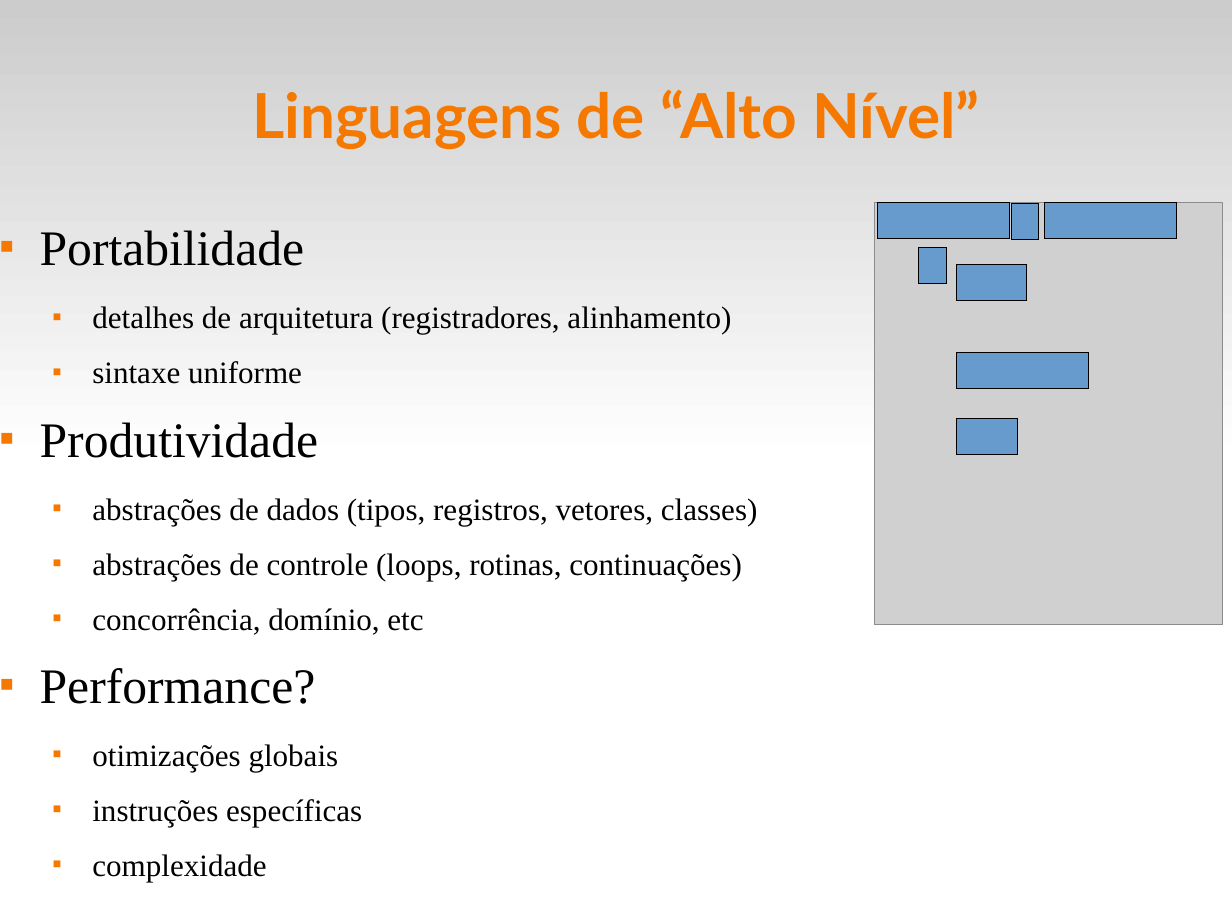
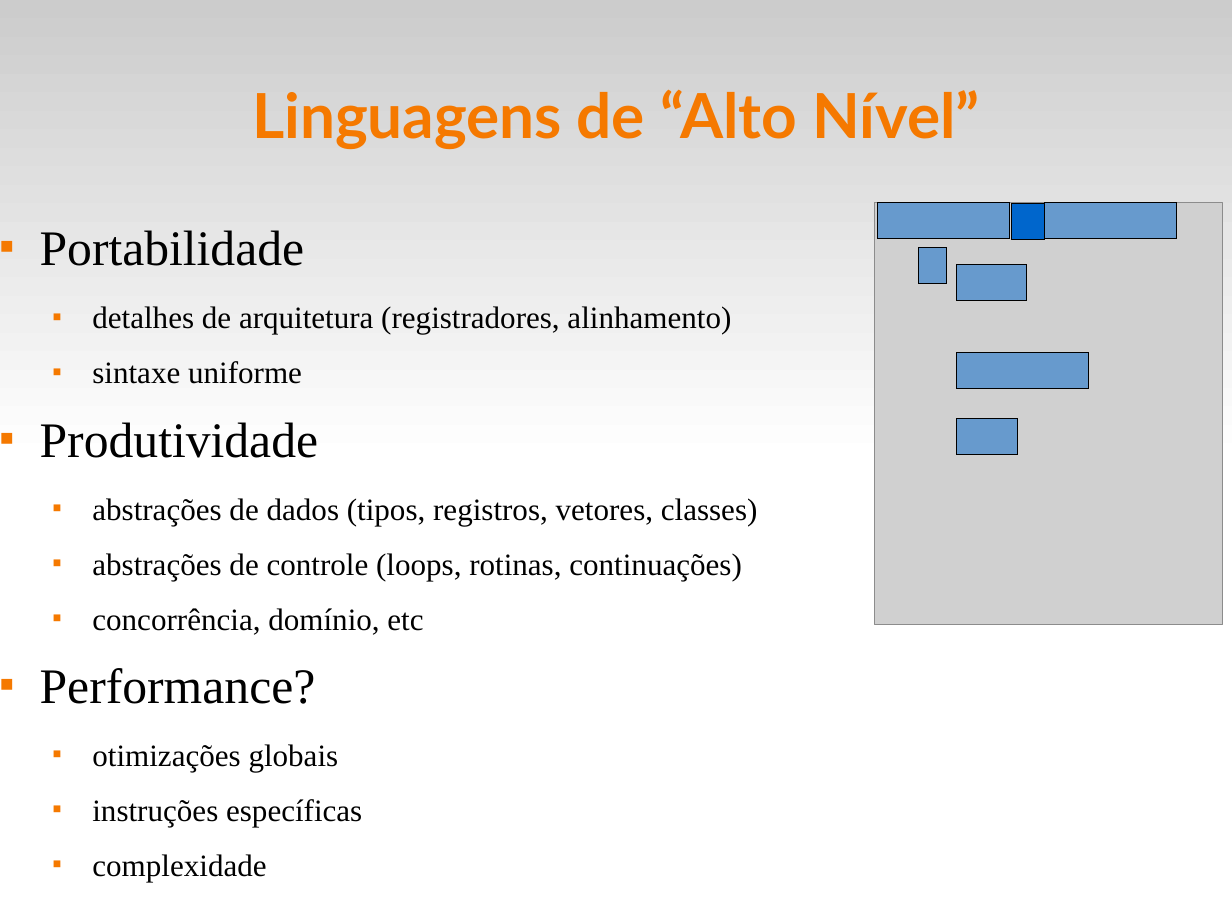
Before and after one commit to fsantanna-uerj/EDL, a slide deck: slide 5 of slides/edl-01.odp. Drawn at 1232x924 pixels with LibreOffice and Linux fonts; fonts in the diff are those of the drawing; grey boxes stand for pictures. Boxes give left, top, right and bottom in pixels: in the first picture for what was removed or moved away, otherwise in the second. Text is boxed around its words. In the diff, an @@ line names an element or a change of style, - is before the commit and + after.

```diff
--- a/slides/edl-01.odp
+++ b/slides/edl-01.odp
@@ rectangle resized from (x1=1012, y1=203, x2=1040, y2=239) to (x1=1012, y1=203, x2=1045, y2=239) @@
@@ rectangle at (x1=1012, y1=203, x2=1045, y2=239): fill #0066CC at 50% opacity to #0066CC @@
```
Also in this commit, not shown: 5 other files.
